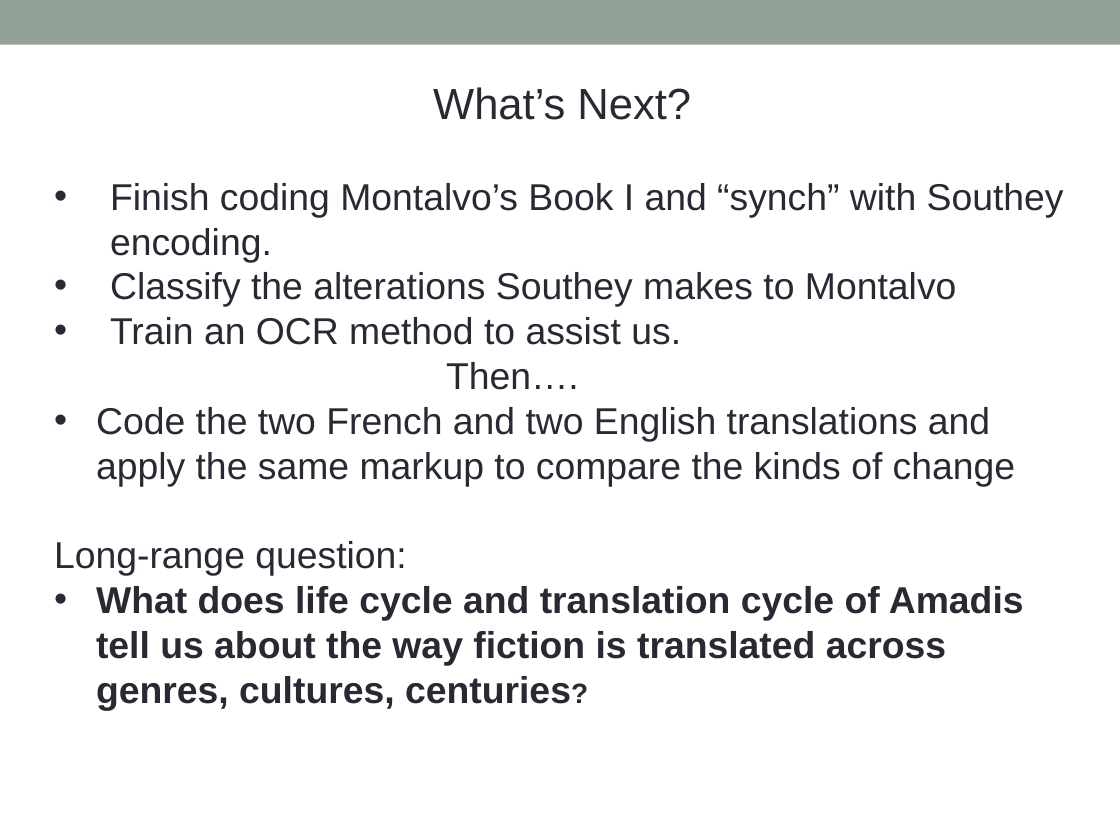
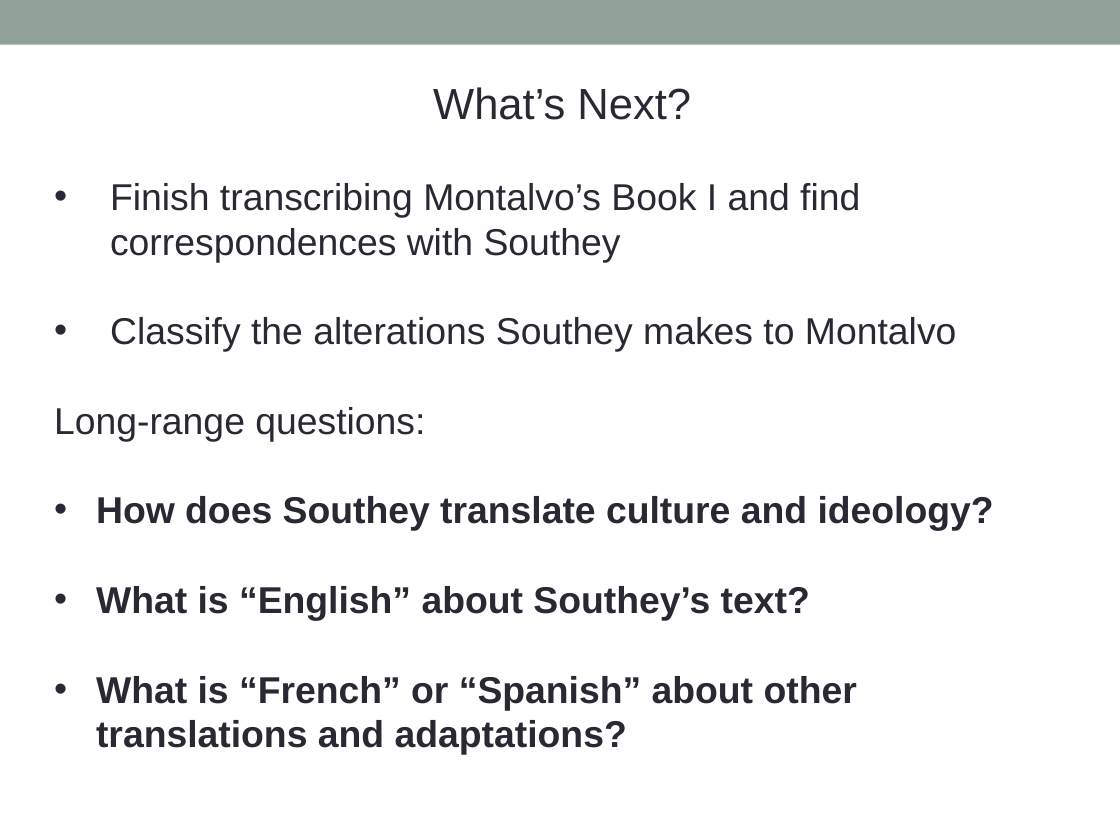
Before and after one commit to ebeshero/Amadis-in-Translation, a slide deck: slide 17 of Conference_prep/Amadis_KeystoneDH_conf_images.pptx (slide 22 before the commit). Drawn at 1120x840 pixels with LibreOffice and Linux fonts; fonts in the diff are those of the drawing. Boxes give left, top, right and bottom in pixels: in the first picture for what was removed or moved away, otherwise in the second. Text is boxed around its words. In the diff, an @@ line names an element or a change of style, - is before the commit and + after.

```diff
--- a/Conference_prep/Amadis_KeystoneDH_conf_images.pptx
+++ b/Conference_prep/Amadis_KeystoneDH_conf_images.pptx
@@ text at bbox=[110, 183, 860, 262]: text changed @@
-• Finish coding Montalvo’s Book I and “synch” with Southey encoding.
+• Finish transcribing Montalvo’s Book I and find correspondences with Southey
@@ text at bbox=[54, 407, 994, 755]: text changed; bold on @@
-• Train an OCR method to assist us.
-              Then….
-• Code the two French and two English translations and apply the same markup to compare the kinds of change
-Long-range question:
-• What does life cycle and translation cycle of Amadis tell us about the way fiction is translated across genres, cultures, centuries?
+Long-range questions:
+• How does Southey translate culture and ideology?
+• What is “English” about Southey’s text?
+• What is “French” or “Spanish” about other translations and adaptations?
```
Also in this commit, not shown: 5 slides removed.
